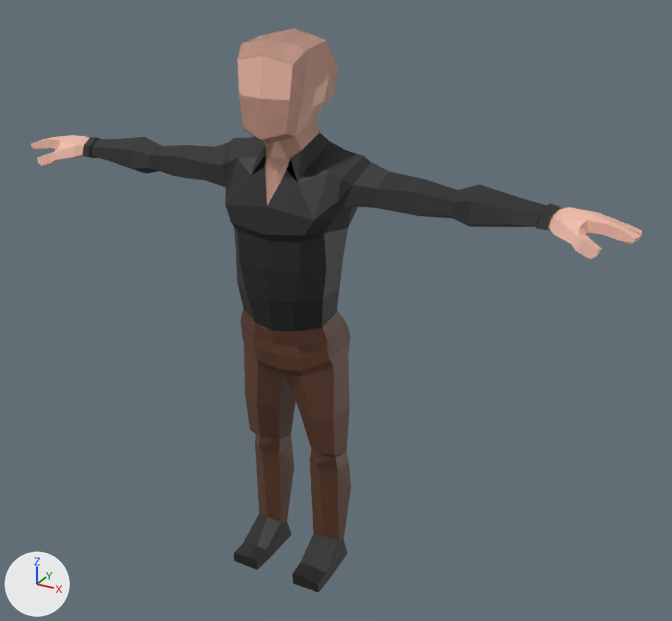
What one commit did to the Blender file PingTap/Assets/Models/simpleguy_clothing.blend.
One viewpoint serves both versions: a 50 mm lens placed at (142.0, -228.0, 212.0), pointed at (11.0, 10.0, 92.0). Arrows for +X, +Y and +Z are at lower left; the lights stay in place.

Names of what the first picture shows: 'Mesh', 'Pants: Default', 'Shirt: Open', 'Shoes: Default'.
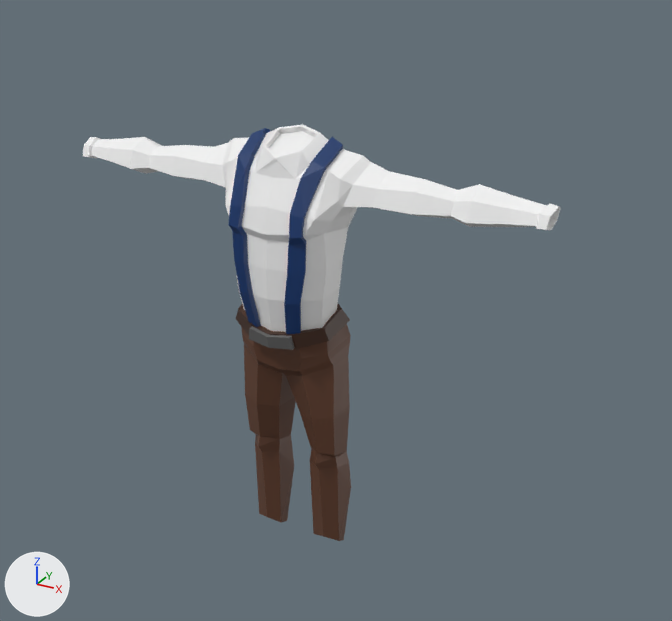
The change, as a list of edits to the scene's bpy script:
```text
Add img_palette_png_002:
    img_palette_png_002 = load_image('palette.png.002', '_unpacked/palette.png', 8, 8, 'sRGB')
Add mat_body_002:
    mat_body_002 = principled_material('Body.002')
    mat_body_002.texture = img_palette_png_002
Add me_mesh_034:
    me_mesh_034.from_pydata(...)  # 60 vertices, 64 faces; spans x 3.7..15.7, y 91.2..149.0, z -17.8..14.0
    me_mesh_034.materials.append(mat_body_002)  # picture img_palette_png_002
Add me_mesh_031:
    me_mesh_031.from_pydata(...)  # 32 vertices, 26 faces; spans x 0.0..18.3, y 86.1..98.4, z -15.1..13.8
    me_mesh_031.materials.append(mat_body)  # picture img_palette_png
Change ob_mesh:
    add ob_mesh.hide_set(True)
Change ob_shirt__default:
    remove ob_shirt__default.hide_set(True)
Change ob_shoes__default:
    add ob_shoes__default.hide_set(True)
Change ob_shirt__open:
    add ob_shirt__open.hide_set(True)
Add ob_accessory__suspenders:
    ob_accessory__suspenders = bpy.data.objects.new('Accessory: Suspenders', me_mesh_034)
    ob_accessory__suspenders.location = (0.0, 0.0, 0.0)
    ob_accessory__suspenders.rotation_euler = (1.571, 0.0, 0.0)  # degrees (90, 0, 0)
    _m = ob_accessory__suspenders.modifiers.new('Mirror', 'MIRROR')
    _m.use_clip = True
Add ob_belt:
    ob_belt = bpy.data.objects.new('Belt', me_mesh_031)
    ob_belt.location = (0.0, 0.0, 0.0)
    ob_belt.rotation_euler = (1.571, 0.0, 0.0)  # degrees (90, 0, 0)
    _m = ob_belt.modifiers.new('Mirror', 'MIRROR')
    _m.use_clip = True
```

Boxes [x1, y1, x2, y2] around the edits, measured in the pictures (672 x 621 px):
'Shirt: Open', hidden (black)
    before: [83, 132, 561, 332]
'Shirt: Default', shown
    after: [83, 124, 561, 332]
'Mesh', hidden (beige)
    before: [31, 28, 642, 344]
'Accessory: Suspenders', added (blue)
    after: [228, 128, 343, 334]
'Shoes: Default', hidden (black)
    before: [234, 513, 348, 593]
'Belt', added
    after: [236, 304, 350, 350]
